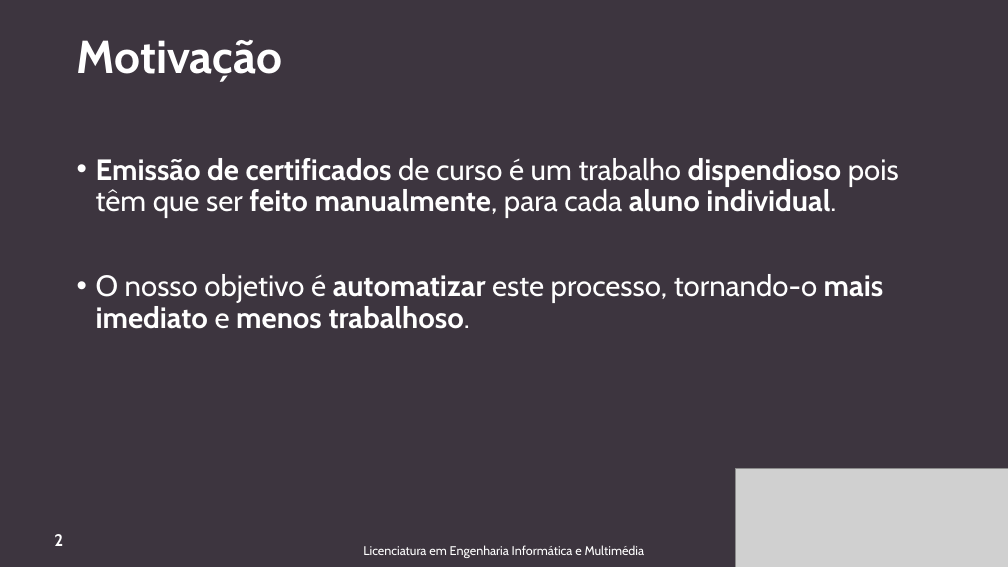
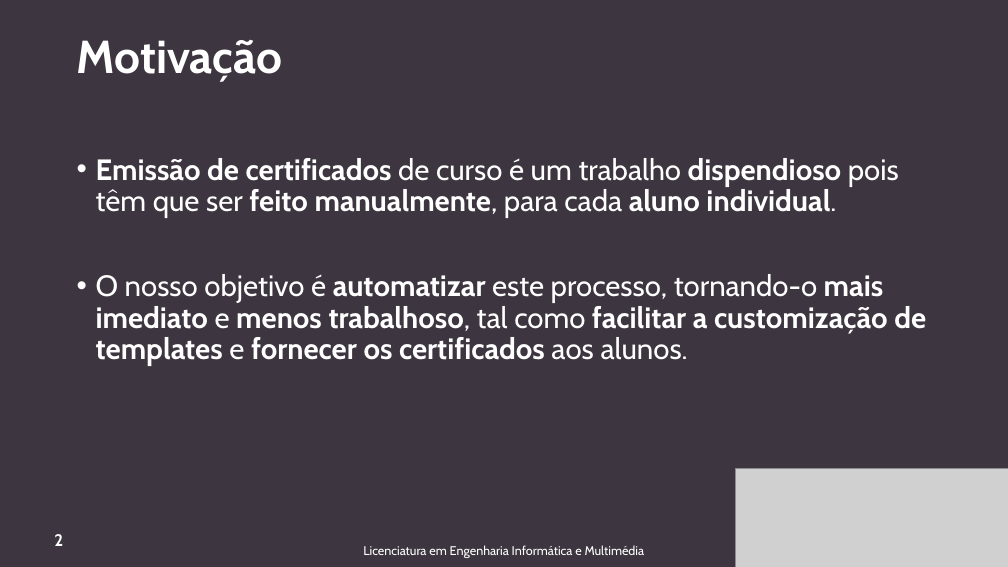
Before and after one commit to Emiwiana/Sistema-para-gera-o-autom-tica-de-Certificados-de-Curso, a slide deck: slide 2 of Planeamento/FEIM/ApresentacaoFeim_Proj41.pptx. Drawn at 1008x567 pixels with LibreOffice and Linux fonts; fonts in the diff are those of the drawing; grey boxes stand for pictures. Boxes give left, top, right and bottom in pixels: in the first picture for what was removed or moved away, otherwise in the second. Text is boxed around its words. In the diff, an @@ line names an element or a change of style, - is before the commit and + after.

```diff
--- a/Planeamento/FEIM/ApresentacaoFeim_Proj41.pptx
+++ b/Planeamento/FEIM/ApresentacaoFeim_Proj41.pptx
@@ text at bbox=[96, 274, 926, 366]: text changed; bold on @@
-• O nosso objetivo é automatizar este processo, tornando-o mais imediato e menos trabalhoso.
+• O nosso objetivo é automatizar este processo, tornando-o mais imediato e menos trabalhoso, tal como facilitar a customização de templates e fornecer os certificados aos alunos.
```
Also in this commit, not shown: 5 other slides changed, 1 slide added.
